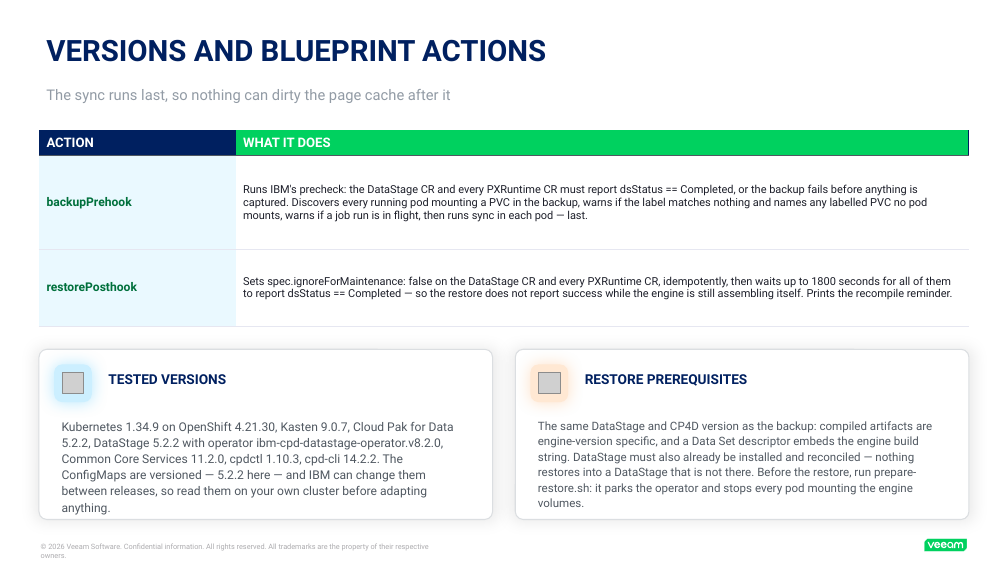
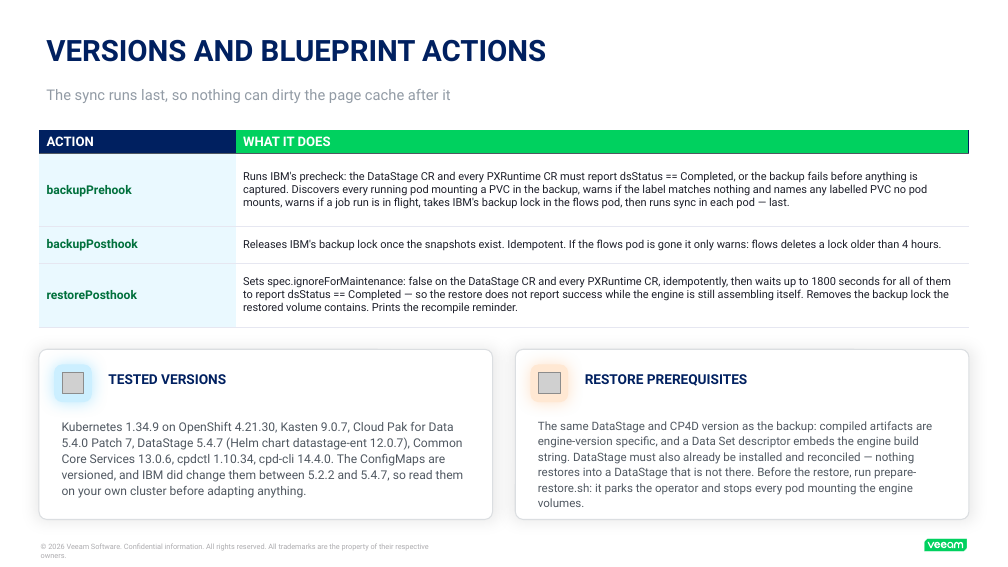
Before and after one commit to michaelcourcy/kasten-claude, a slide deck: slide 10 of datastage-example/datastage.pptx. Drawn at 1008x567 pixels with LibreOffice and Linux fonts; fonts in the diff are those of the drawing; grey boxes stand for pictures. Boxes give left, top, right and bottom in pixels: in the first picture for what was removed or moved away, otherwise in the second. Text is boxed around its words. In the diff, an @@ line names an element or a change of style, - is before the commit and + after.

```diff
--- a/datastage-example/datastage.pptx
+++ b/datastage-example/datastage.pptx
@@ table at (39,130,969,327) @@
-row 2: backupPrehook | Runs IBM's precheck: the DataStage CR and every PXRuntime CR must report dsStatus == Completed, or the backup fails before anything is captured. Discovers every running pod mounting a PVC in the backup, warns if the label matches nothing and names any labelled PVC no pod mounts, warns if a job run is in flight, then runs sync in each pod — last.
-row 3: restorePosthook | Sets spec.ignoreForMaintenance: false on the DataStage CR and every PXRuntime CR, idempotently, then waits up to 1800 seconds for all of them to report dsStatus == Completed — so the restore does not report success while the engine is still assembling itself. Prints the recompile reminder.
+row 2: backupPrehook | Runs IBM's precheck: the DataStage CR and every PXRuntime CR must report dsStatus == Completed, or the backup fails before anything is captured. Discovers every running pod mounting a PVC in the backup, warns if the label matches nothing and names any labelled PVC no pod mounts, warns if a job run is in flight, takes IBM's backup lock in the flows pod, then runs sync in each pod — last.
+row 3: backupPosthook | Releases IBM's backup lock once the snapshots exist. Idempotent. If the flows pod is gone it only warns: flows deletes a lock older than 4 hours.
+row 4: restorePosthook | Sets spec.ignoreForMaintenance: false on the DataStage CR and every PXRuntime CR, idempotently, then waits up to 1800 seconds for all of them to report dsStatus == Completed — so the restore does not report success while the engine is still assembling itself. Removes the backup lock the restored volume contains. Prints the recompile reminder.
@@ text at (62,422,464,498): text changed @@
-Kubernetes 1.34.9 on OpenShift 4.21.30, Kasten 9.0.7, Cloud Pak for Data 5.2.2, DataStage 5.2.2 with operator ibm-cpd-datastage-operator.v8.2.0, Common Core Services 11.2.0, cpdctl 1.10.3, cpd-cli 14.2.2. The ConfigMaps are versioned — 5.2.2 here — and IBM can change them between releases, so read them on your own cluster before adapting anything.
+Kubernetes 1.34.9 on OpenShift 4.21.30, Kasten 9.0.7, Cloud Pak for Data 5.4.0 Patch 7, DataStage 5.4.7 (Helm chart datastage-ent 12.0.7), Common Core Services 13.0.6, cpdctl 1.10.34, cpd-cli 14.4.0. The ConfigMaps are versioned, and IBM did change them between 5.2.2 and 5.4.7, so read them on your own cluster before adapting anything.
```
Also in this commit, not shown: 1 other slide changed, 15 other files.
